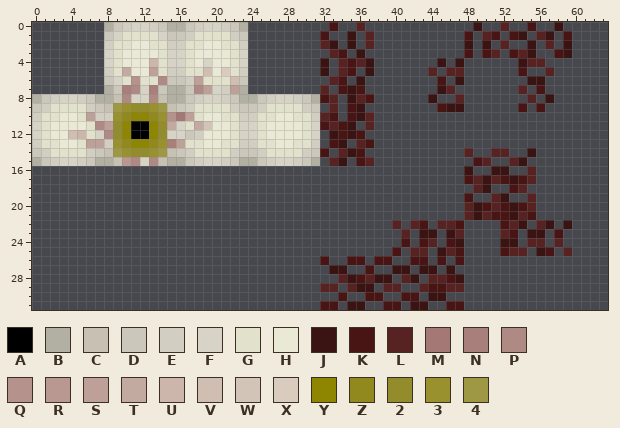
A pixel-art sprite gets an edit: src/main/resources/assets/monsterplus/textures/entities/demon_eye/demon_eye_yellow.png. Above is the file before it was changed.
The file is 64x32 pixels. Colours within 5 levels of each other are drawn and written as one.
Palette (. is transparent): A #000000  B #b2afa3  C #c6c1b3  D #cbc7ba  E #d2cec1  F #d7d4c7  G #e1e1cc  H #e9e9d6  J #3a1313  K #481414  L #572222  M #a47875  N #a97f7b  P #af8984  Q #b5928c  R #b89891  S #bda098  T #c3aaa1  U #ccb6ac  V #d1beb3  W #d2c4b7  X #d9cbbe  Y #8e8500  Z #91891d  2 #938c2c  3 #99912d  4 #9e9845
The result:
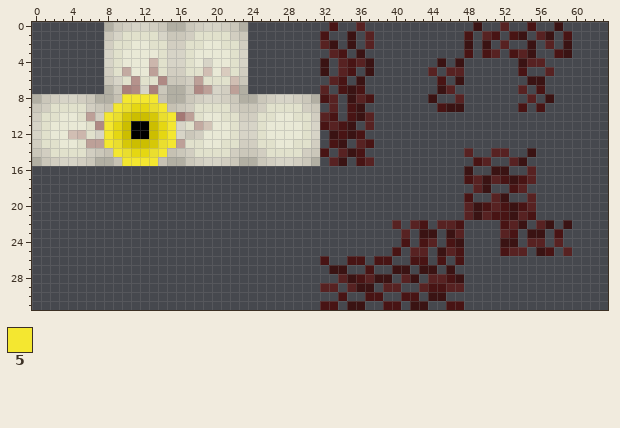
Colours new in this view: 5 #f4e730
Change:
colour 2: #938c2c -> #e5d712
colour 3: #99912d -> #eade2e
colour Y: #8e8500 -> #ccbe00
colour Z: #91891d -> #d6c808
Changed rows in their new state; - is a pixel that keeps its letter.
first column x 8:
 8 --5555--
 9 -5----5-
10 5------5
11 5------5
12 5------5
13 5------5
14 -5----5-
15 --5555--
Where, in picture pixels (left, top, right, bottom), the same in both pictures:
changed: (104, 94, 176, 166)
